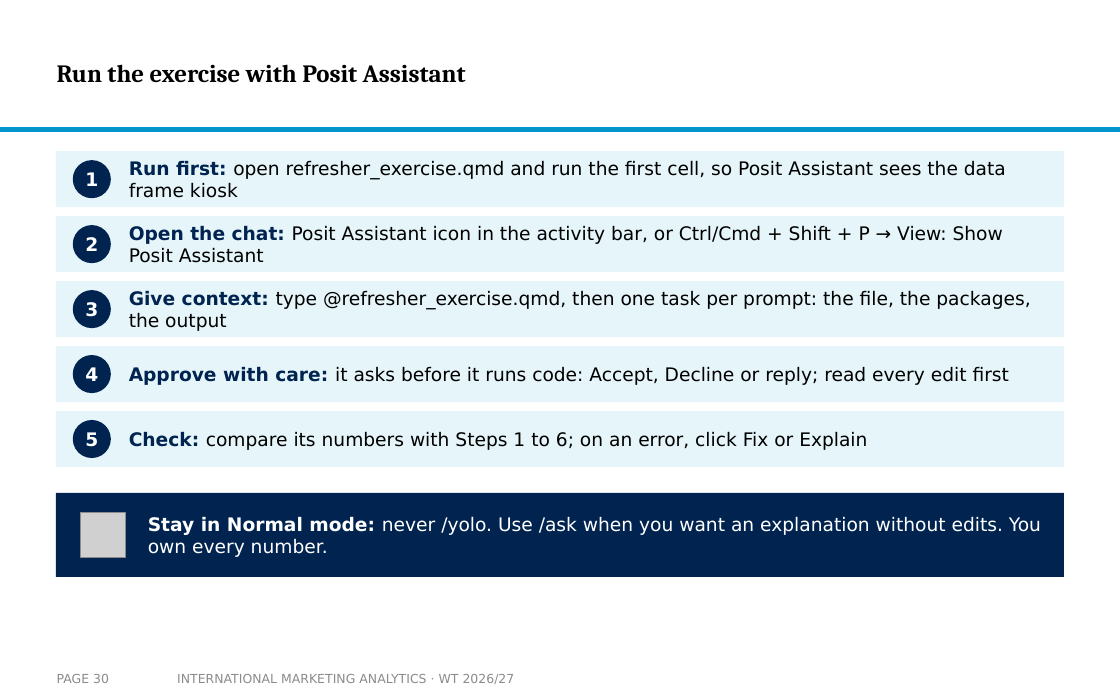
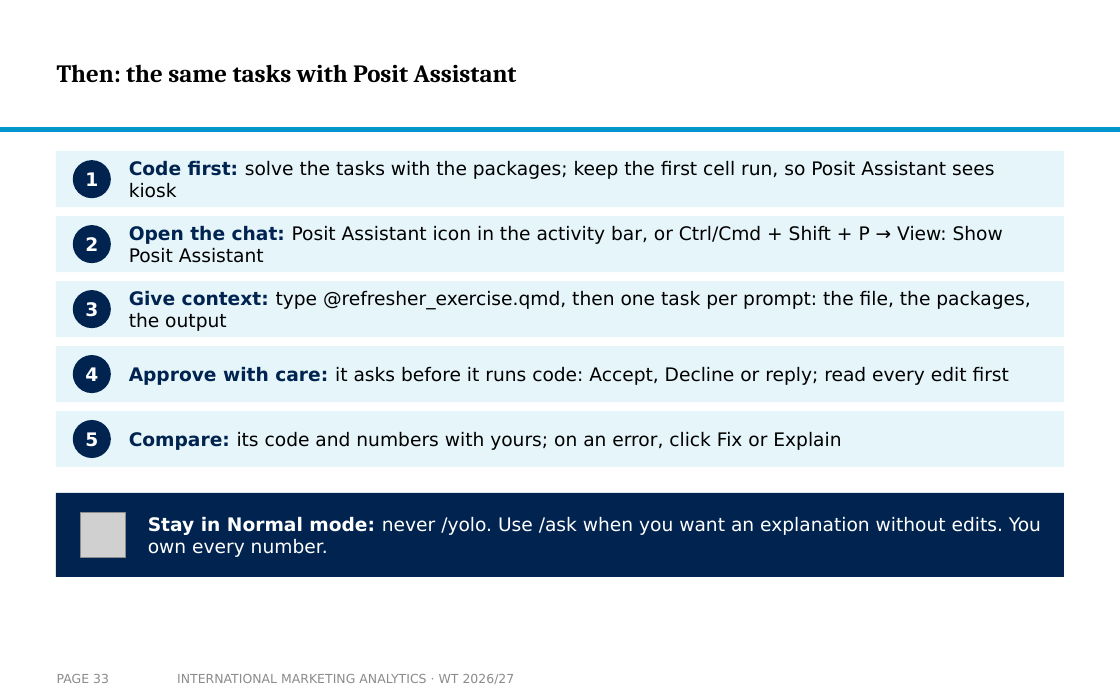
Before and after one commit to arnefloh-wu/international-marketing-analytics-teaching, a slide deck: slide 33 of slides/01b_statistics-and-regression_WT26-27.pptx (slide 30 before the commit). Drawn at 1120x700 pixels with LibreOffice and Linux fonts; fonts in the diff are those of the drawing; grey boxes stand for pictures; background and template pictures are left out. Boxes give left, top, right and bottom in pixels: in the first picture for what was removed or moved away, otherwise in the second. Text is boxed around its words. In the diff, an @@ line names an element or a change of style, - is before the commit and + after.

```diff
--- a/slides/01b_statistics-and-regression_WT26-27.pptx
+++ b/slides/01b_statistics-and-regression_WT26-27.pptx
@@ title at box(57, 64, 517, 83): text changed @@
-Run the exercise with Posit Assistant
+Then: the same tasks with Posit Assistant
@@ text at box(129, 160, 994, 198): text changed @@
-Run first: open refresher_exercise.qmd and run the first cell, so Posit Assistant sees the data frame kiosk
+Code first: solve the tasks with the packages; keep the first cell run, so Posit Assistant sees kiosk
@@ text at box(129, 431, 841, 450): text changed @@
-Check: compare its numbers with Steps 1 to 6; on an error, click Fix or Explain
+Compare: its code and numbers with yours; on an error, click Fix or Explain
@@ page number at box(57, 674, 109, 683): text changed @@
-PAGE 30
+PAGE 33
```
Also in this commit, not shown: 4 other slides changed, 1 slide added, 3 other files.
